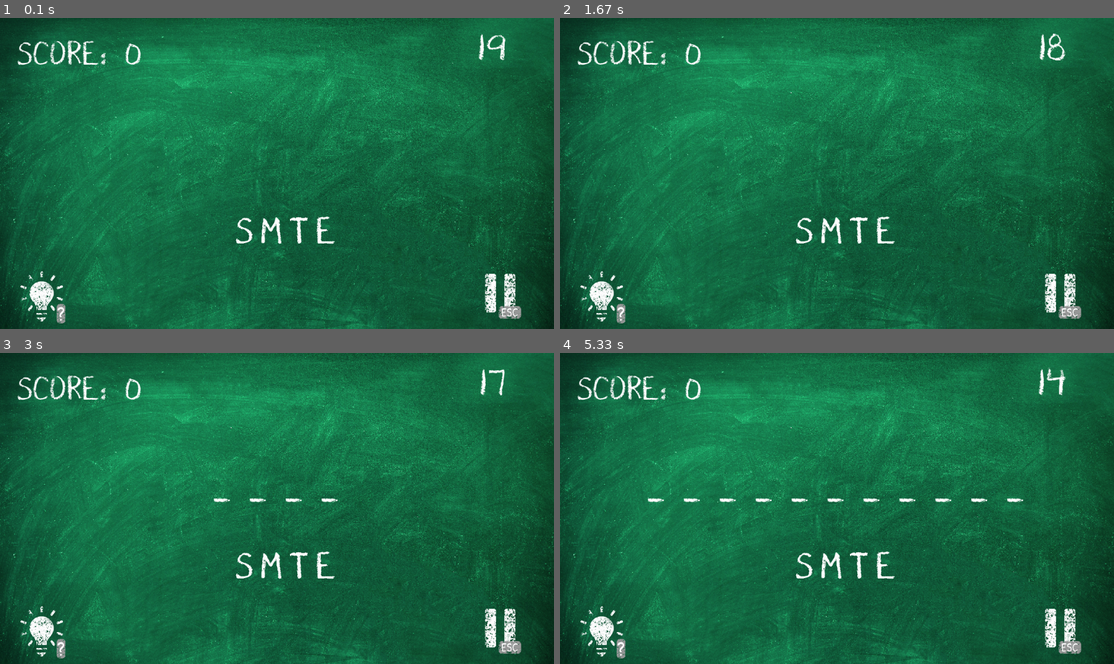
Above: before the commit, frames 1-4 (two rows, left to right).
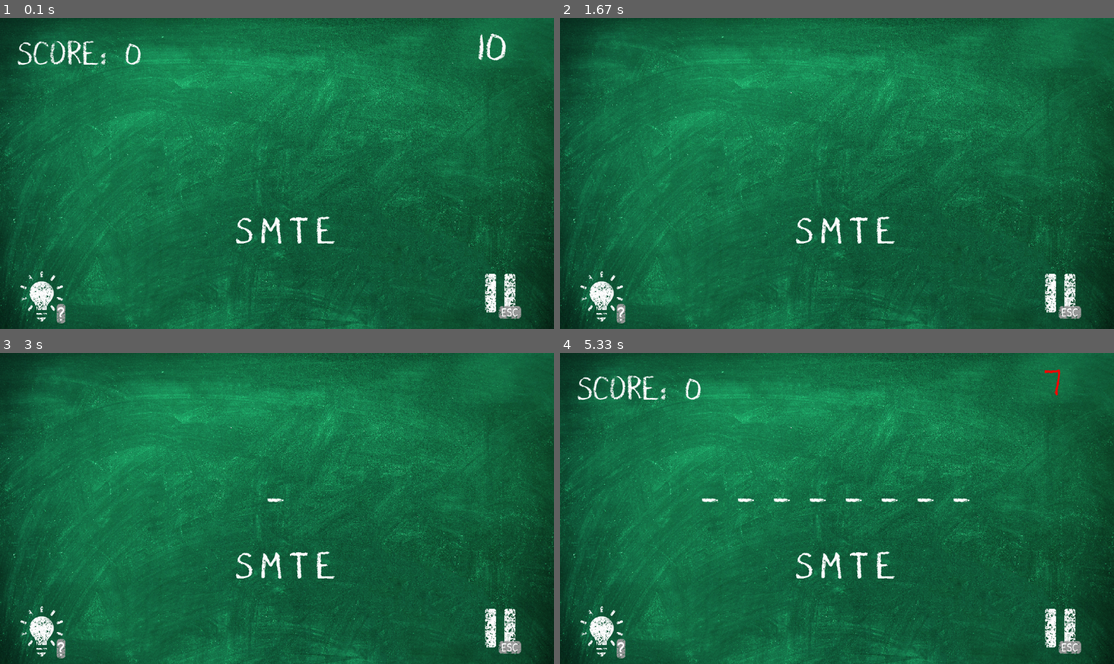
Above: after the commit, the same moments.

Repository: Sid-Cipher/Word-Scramble-Pygame
Game: pygame game, started from main.py
Two runs of this game, one before a commit and one after it. Both use one fixed random seed, a clock stepped at 60 frames per second and the inputs below.
Inputs:
- Up to frame 1 (0.1 s): no input
- Up to frame 2 (1.67 s): tap Enter at 0.33 s
- Up to frame 3 (3 s): tap Space at 1.8, 2.2, 2.5, 2.77 s
- Up to frame 4 (5.33 s): tap Space at 3.1, 3.4, 3.53, 3.93, 4.23, 4.6, 5, 5.3 s

The runs differ from the first frame. In frame 1, 0.2% of the frame differs, in the area x 86-92%, y 4-14%; in frame 2, 0.7%; in frame 3, 0.8%; in frame 4, 0.9%, in the area x 15-92%, y 4-49%.

Commit message:
Commited Twentieth Set of progress

Diff:
--- a/main.py
+++ b/main.py
@@ -66,7 +66,7 @@
     font_scrambled = pygame.font.SysFont(None, font_size_scrambled)
 
 # Timer 🕛
-start_time = 20  # Start with 30 seconds
+start_time = 11  # Start with 30 seconds
 time_left = start_time
 clock = pygame.time.Clock()
 start_ticks = pygame.time.get_ticks()  # Record the starting tick (in milliseconds)
@@ -218,8 +218,6 @@
             pygame.mixer.Sound.play(lose_sound)
         elif effect == "win_sound":
             pygame.mixer.Sound.play(win_sound)
-        elif effect == "ticking_sound":
-            pygame.mixer.Sound.play(ticking_sound)
     except pygame.error as e:
         print(f"Error loading music file. Exception: {e}")
 
@@ -238,9 +236,11 @@
     time_left_timer = max(0, start_time - elapsed_time)  # Ensure it doesn't go negative
     # Change color based on time
     color = (255,255,255) if time_left_timer > 10 else (255,0,0,)
-    if time_left_timer <= 10:
-        sound_effect_play("ticking_sound")
+    if time_left_timer > 0 and time_left_timer <= 10:
+        pygame.mixer.Sound.play(ticking_sound)
         time.sleep(1)
+    if time_left_timer == 0:
+        ticking_sound.stop()
     # Render the timer tex
     timer_text = font_timer.render(f"{int(time_left_timer)}", True, color)
     # Get the text's rectangle and center it on the screen
Not shown, added: gude-2024-12-11.log
Not shown, added: ticking.mp3
